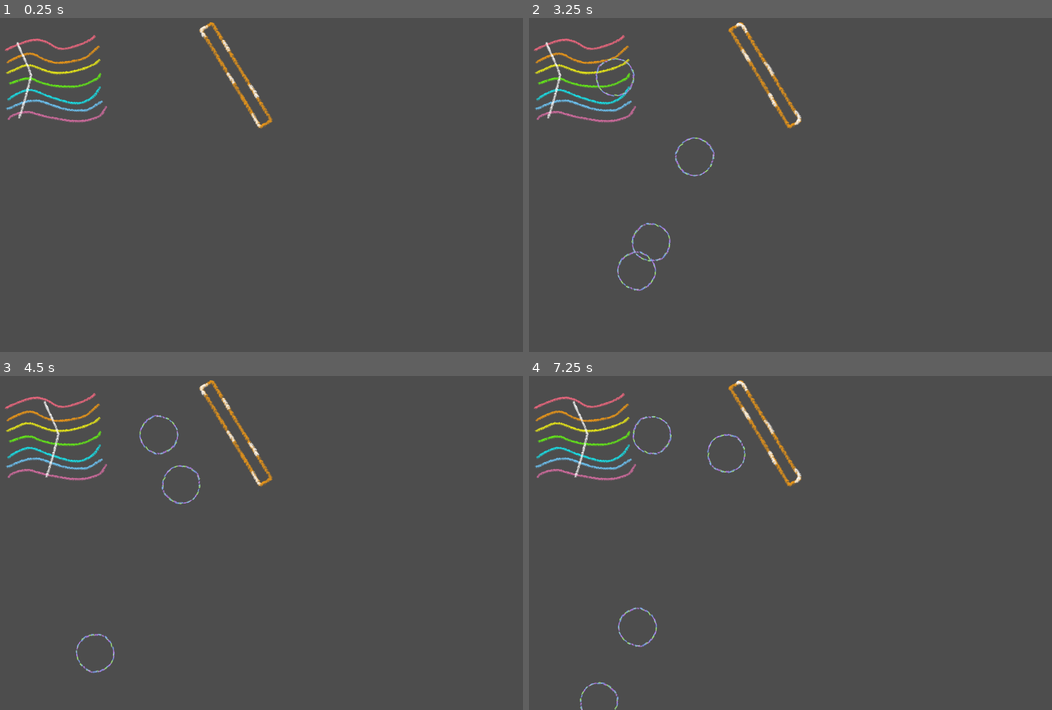
Above: before the commit, frames 1-4 (two rows, left to right).
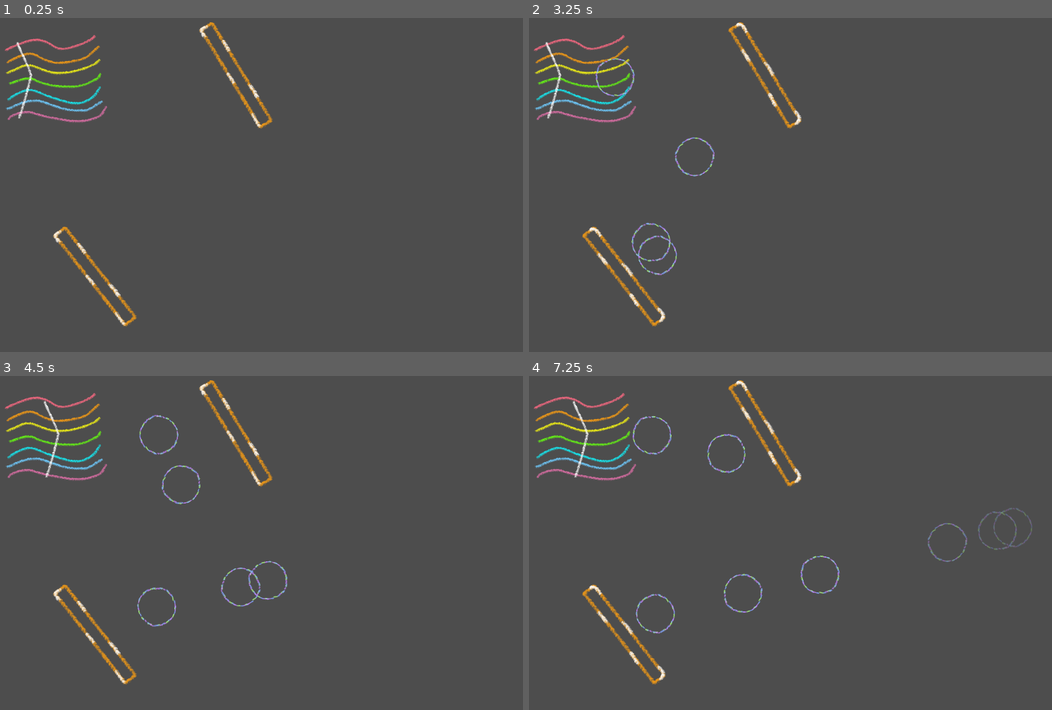
Above: after the commit, the same moments.

Repository: KuthorX/element-maze
Game: Godot game, scene res://node_2d.tscn
Same seed, same stepped clock (60 frames per second), same inputs: the game is played once before the commit and once after it.
Inputs:
- Up to frame 1 (0.25 s): no input
- Up to frame 2 (3.25 s): tap Enter (ui_accept) at 0.5, 0.77, 1.52, 3.02 s
- Up to frame 3 (4.5 s): tap Enter (ui_accept) at 3.77 s
- Up to frame 4 (7.25 s): tap Enter (ui_accept) at 4.52, 6.02, 6.77 s

The runs differ from the first frame. In frame 1, 0.6% of the frame differs, in the area x 10-27%, y 62-93%; in frame 2, 0.8%; in frame 3, 1.0%; in frame 4, 1.4%, in the area x 9-97%, y 39-100%.

Commit message:
optimize: ColorBall

Diff:
--- a/node_2d.tscn
+++ b/node_2d.tscn
@@ -47,6 +47,7 @@
 
 [node name="CollisionShape2D2" type="CollisionShape2D" parent="BounceFlat/BounceFlatStaticBody2D"]
 position = Vector2(-35.382324, 46.625977)
+rotation = 0.0026840807
 shape = SubResource("RectangleShape2D_q6r6c")
 
 [node name="AnimatedSprite2D" type="AnimatedSprite2D" parent="BounceFlat"]
@@ -56,3 +57,27 @@
 [node name="WhiteWall" type="Sprite2D" parent="."]
 
 [node name="PortalDoors" type="Sprite2D" parent="."]
+
+[node name="BounceFlat2" type="Sprite2D" parent="."]
+position = Vector2(625.99994, 1251)
+rotation = -0.6642445
+scale = Vector2(0.22, 0.275)
+script = ExtResource("5_q6r6c")
+momentum_absorption_rate = 0.1
+bounce_efficiency = 1.2
+
+[node name="BounceFlatStaticBody2D" type="StaticBody2D" parent="BounceFlat2"]
+
+[node name="CollisionShape2D" type="CollisionShape2D" parent="BounceFlat2/BounceFlatStaticBody2D"]
+visible = false
+position = Vector2(-31.817696, 0)
+shape = SubResource("CapsuleShape2D_q6r6c")
+
+[node name="CollisionShape2D2" type="CollisionShape2D" parent="BounceFlat2/BounceFlatStaticBody2D"]
+position = Vector2(-35.382324, 46.625977)
+rotation = 0.0026840807
+shape = SubResource("RectangleShape2D_q6r6c")
+
+[node name="AnimatedSprite2D" type="AnimatedSprite2D" parent="BounceFlat2"]
+sprite_frames = ExtResource("5_kdubu")
+autoplay = "default"
--- a/scripts/BounceFlat.gd
+++ b/scripts/BounceFlat.gd
@@ -19,9 +19,6 @@
 
 	# 计算反射向量：direction = direction - 2 * dot(direction, normal) * normal
 	var dot_product = current_direction.dot(bounce_normal)
-	print("current_direction", current_direction)
-	print("bounce_normal", bounce_normal)
-	print("dot_product", dot_product)
 	var reflected_direction = current_direction - 2 * dot_product * bounce_normal
 
 	# 应用动量损失和反弹
--- a/scripts/ColorBall.gd
+++ b/scripts/ColorBall.gd
@@ -4,6 +4,10 @@
 @export var momentum: float = 0.0
 @export var momentum_decay_per_second: float = 80.0
 @export var direction: Vector2 = Vector2.RIGHT
+
+@export var energy_full_alpha: float = 100000.0
+@export var energy_zero_alpha: float = 1.0
+@export var mass: float = 1.0
 
 var velocity: Vector2 = Vector2.ZERO
 var previous_position: Vector2
@@ -31,6 +35,21 @@
 	else:
 		velocity = Vector2.ZERO
 
+	# 基于动能映射不透明度；速度为 0 时立即销毁
+	var current_speed: float = velocity.length()
+	if is_zero_approx(current_speed):
+		queue_free()
+		return
+	var current_energy: float = 0.5 * mass * current_speed * current_speed
+	var low_energy: float = min(energy_full_alpha, energy_zero_alpha) as float
+	var high_energy: float = max(energy_full_alpha, energy_zero_alpha) as float
+	if current_energy >= high_energy:
+		modulate.a = 1.0
+	else:
+		var denom_e: float = max(0.0001, high_energy - low_energy)
+		var t: float = (current_energy - low_energy) / denom_e
+		modulate.a = clamp(t, 0.0, 1.0)
+
 
 func check_collisions():
 	# 使用射线检测来检查是否与 BounceFlat 碰撞
@@ -39,13 +58,11 @@
 	query.exclude = [self]  # 排除自身
 
 	var result = space_state.intersect_ray(query)
-	print("check_collisions result", result)
 	if result and result.collider:
 		var collider = result.collider
 		# 检查是否是 BounceFlat
 		if collider.name == "BounceFlatStaticBody2D" and collider.get_parent().has_method("handle_colorball_collision"):
 			# 触发 BounceFlat 的碰撞处理
-			print("hit BounceFlatStaticBody2D")
 			collider.get_parent().handle_colorball_collision(self)
 
 func _on_screen_exited():
